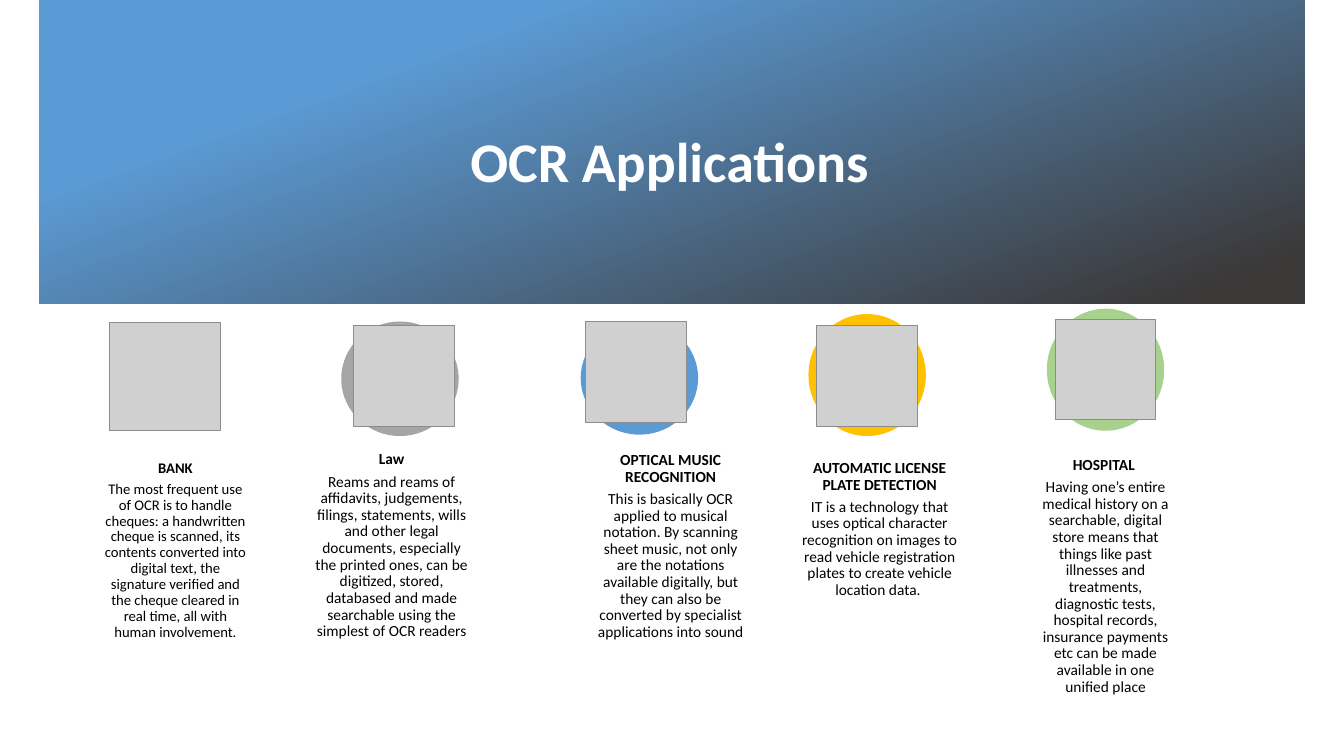
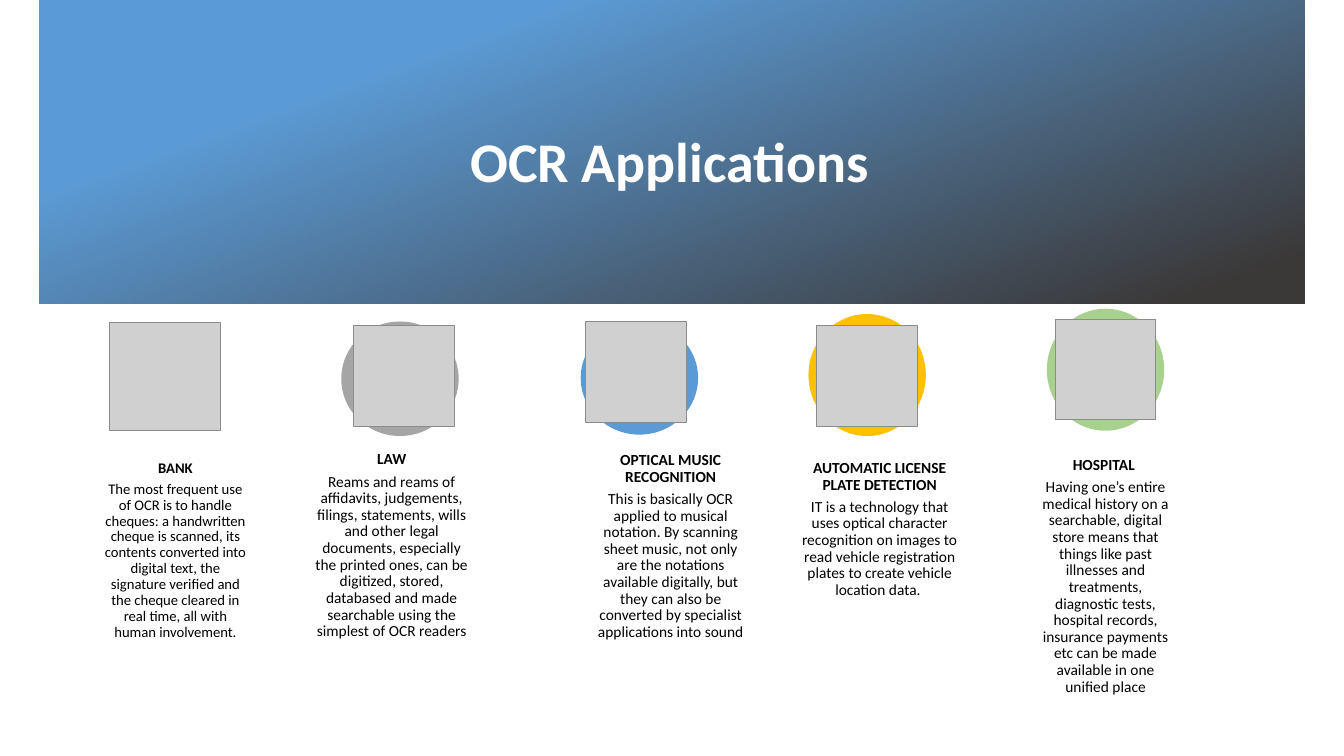
Before and after one commit to AshishGupta1992/DelhiTUG, a slide deck: slide 2 of OCR.pptx. Drawn at 1344x756 pixels with LibreOffice and Linux fonts; fonts in the diff are those of the drawing; grey boxes stand for pictures; background and template pictures are left out. Boxes give left, top, right and bottom in pixels: in the first picture for what was removed or moved away, otherwise in the second. Text is boxed around its words. In the diff, an @@ line names an element or a change of style, - is before the commit and + after.

```diff
--- a/OCR.pptx
+++ b/OCR.pptx
@@ text at box(377, 454, 406, 464): text changed @@
-Law
+LAW
```
Also in this commit, not shown: 2 other slides changed, 1 slide added.
